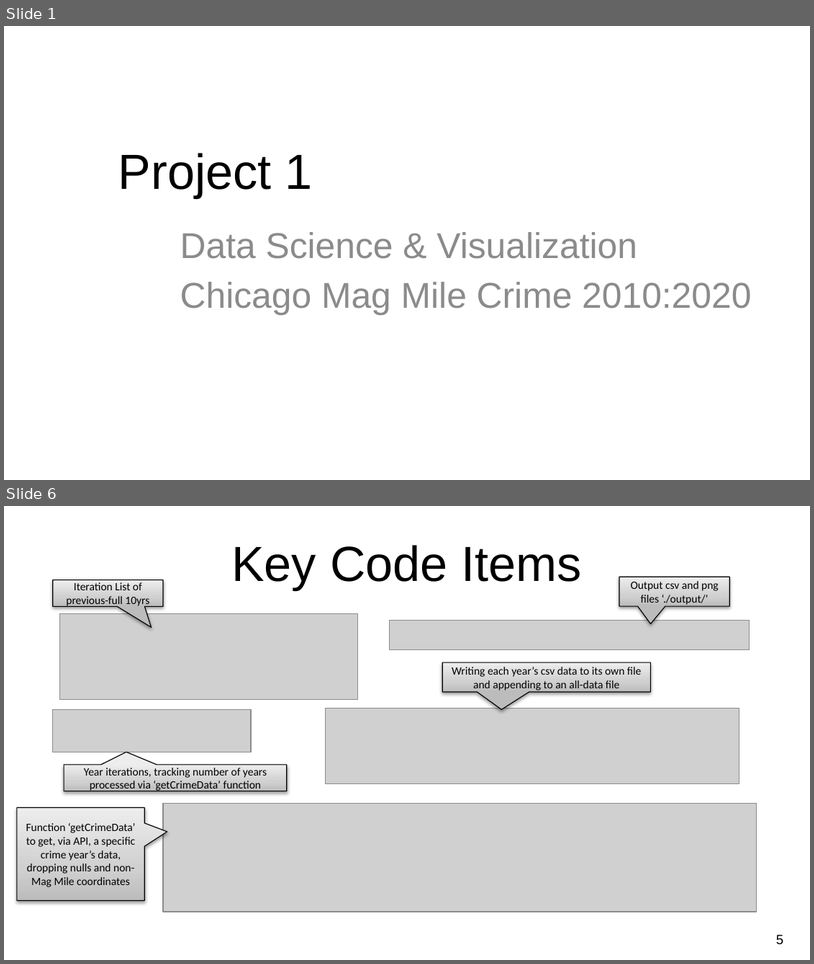
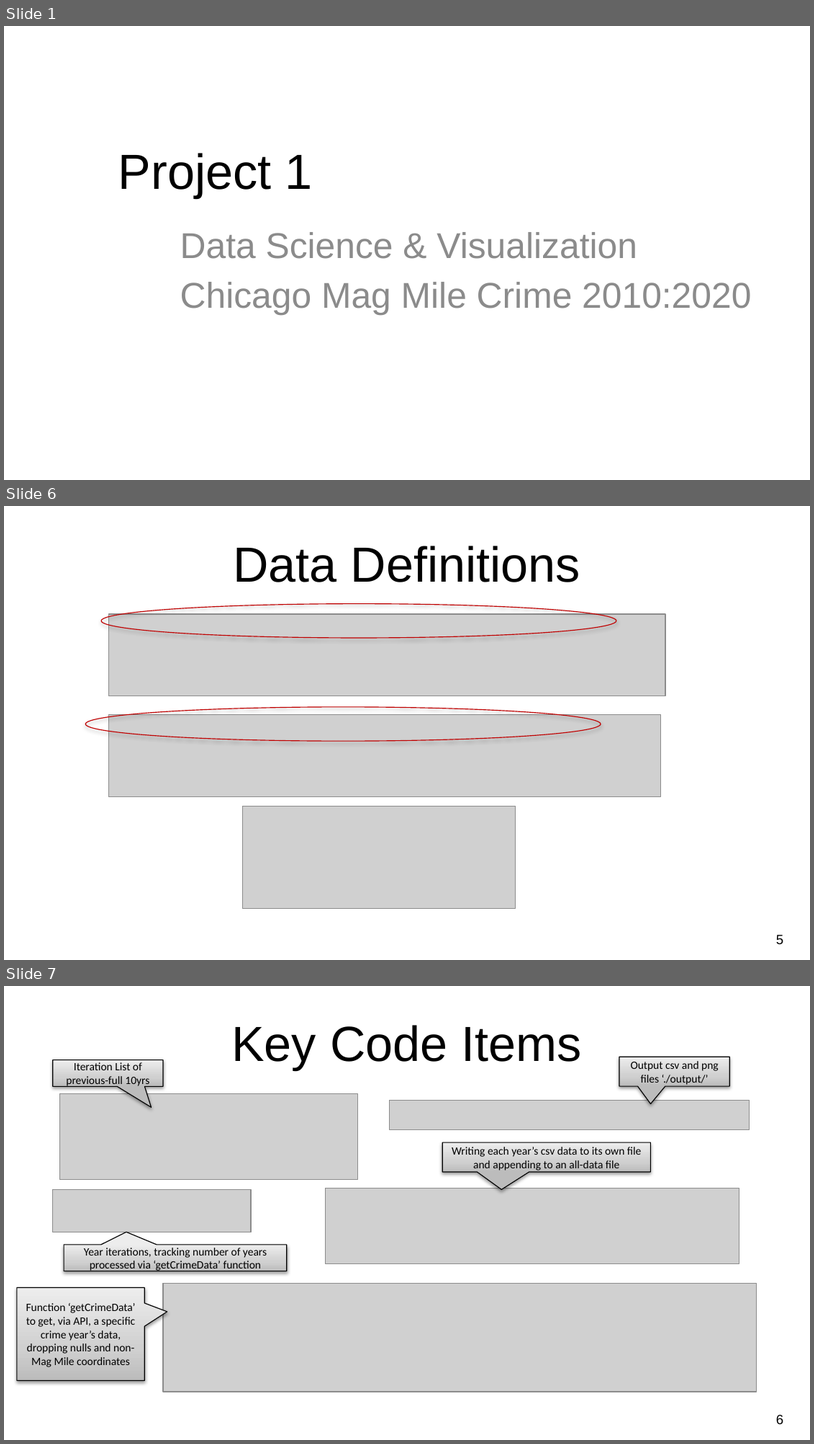
Before and after one commit to MasonMcCoy/Chicago_Crime, a slide deck: NU-Project1_ChicagoMagMile_Crime.pptx. Shown one above the other, each under a label of ours: slides 1 and 6 before the commit, slides 1, 6 and 7 after it; the slides between them are not shown. The pictures are 814x964 and 814x1444 pixels, drawn with LibreOffice and Linux fonts; fonts in the diff are those of the drawing; grey boxes stand for pictures; background and template pictures are left out. Boxes give left, top, right and bottom in pixels: in the first picture for what was removed or moved away, otherwise in the second. Text is boxed around its words. In the diff, an @@ line names an element or a change of style, - is before the commit and + after.

```diff
--- a/NU-Project1_ChicagoMagMile_Crime.pptx
+++ b/NU-Project1_ChicagoMagMile_Crime.pptx
@@ slide 6 added at [4,506,810,960], background picture (left out) @@
@@ title added at [233,546,581,582], 44 pt, text #000000 @@
+Data Definitions
@@ ellipse added at [102,604,617,638], outline #C00000 0.75 pt @@
@@ picture added at [109,614,666,695] @@
@@ ellipse added at [85,707,601,741], outline #C00000 0.75 pt @@
@@ picture added at [109,715,661,797] @@
@@ picture added at [243,806,516,908] @@
@@ page number added at [777,934,784,944], 12 pt, text #000000 @@
+5
@@ what was slide 6 is now slide 7 @@
@@ page number at [777,1414,784,1424]: text changed @@
-5
+6
```
Also in this commit, not shown: 6 slides changed, 11 other slides added, 6 slides removed, 8 other files.
